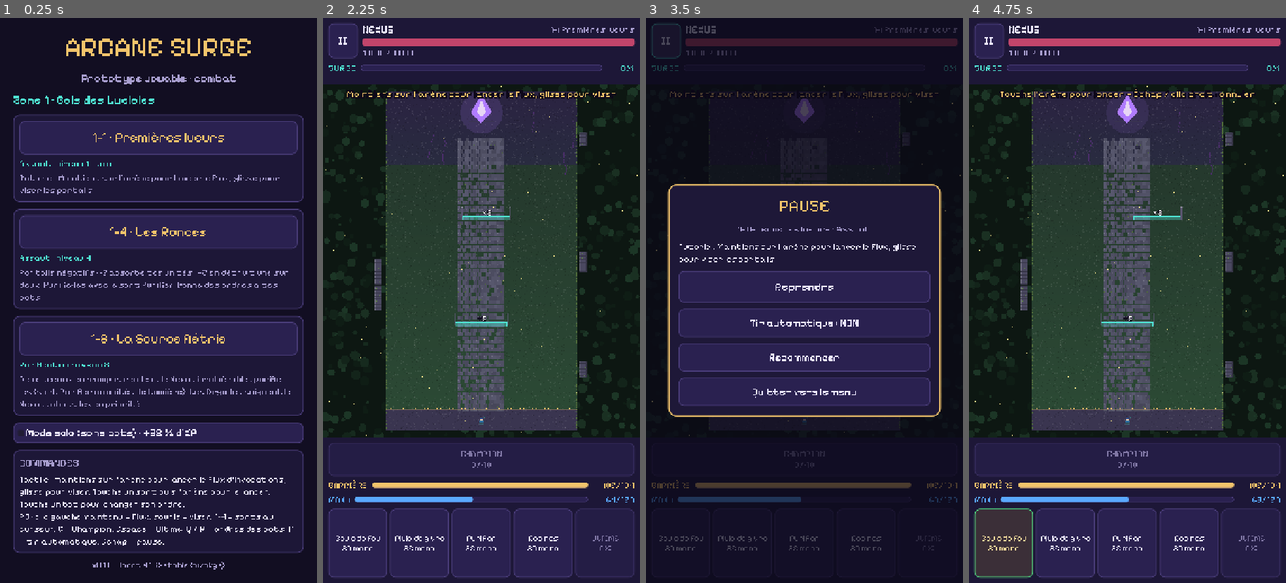
Above: before the commit, frames 1-4 (left to right).
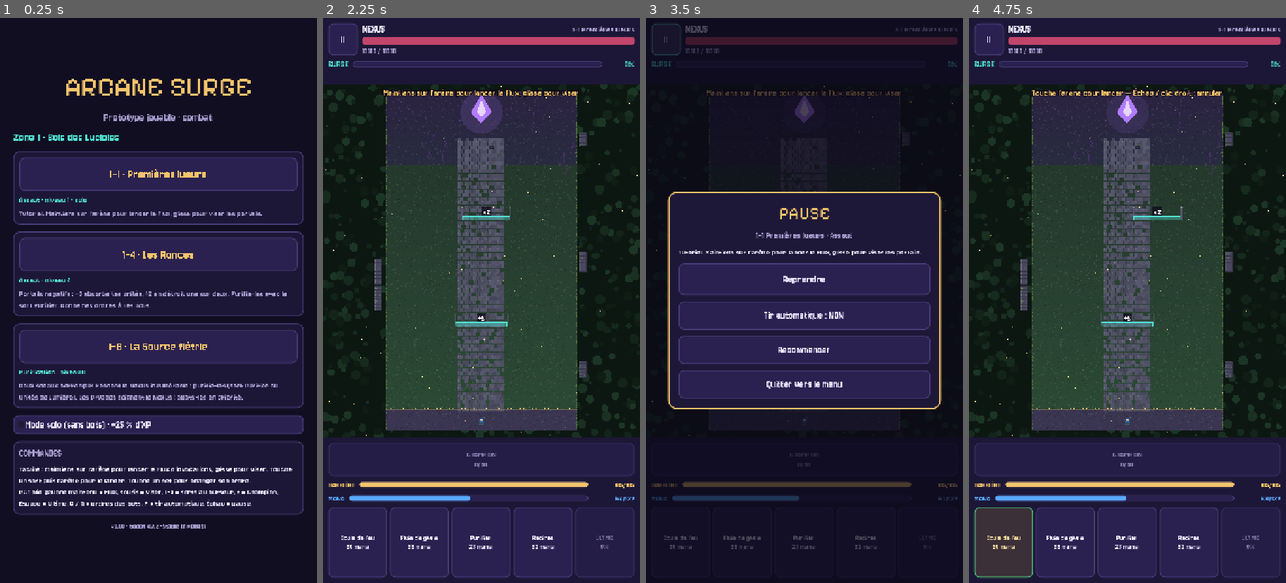
Above: after the commit, the same moments.

Repository: adamfast-tech/Arcane-Surge
Game: Godot game, scene res://scenes/main.tscn
The game is run twice, just before and just after one commit, with the same random seed, the same clock (stepped at 60 frames per second) and the same inputs.
Inputs:
- Up to frame 1 (0.25 s): no input
- Up to frame 2 (2.25 s): click "Mode solo (sans bots) · +25 %…" at 0.5 s; click "Mode solo (sans bots) · +25 %…" at 1.25 s; click "1-1 · Premières lueurs" at 2 s
- Up to frame 3 (3.5 s): click "II" at 2.75 s
- Up to frame 4 (4.75 s): click "Recommencer" at 3.5 s; click "Boule de feu 30 mana" at 4.25 s

The runs differ from the first frame. In frame 1, 33% of the frame differs, in the area x 4-96%, y 3-98%; in frame 2, 4.6%; in frame 3, 7.7%; in frame 4, 4.7%.

Commit message:
Prototype: readable fonts (Jersey for HUD and numbers), labels above units, barrier rounding fix, screenshots
Co-Authored-By: Claude Opus 5.5 <noreply@anthropic.com>
Claude-Session: https://claude.ai/code/session_01KxBcu88mBMwwvd1C9qLVyt

Diff:
--- a/scripts/battle/arena_view.gd
+++ b/scripts/battle/arena_view.gd
@@ -5,6 +5,7 @@
 
 var sim: BattleSim
 var font: Font
+var font_small: Font
 var ppm := 32
 var origin := Vector2.ZERO
 var vp_size := Vector2i(360, 640)
@@ -24,6 +25,7 @@
 func setup(s: BattleSim, size: Vector2i, f: Font) -> void:
 	sim = s
 	font = f
+	font_small = UiTheme.font_small()
 	for i in range(36):
 		_buckets.append([])
 	resize(size)
@@ -92,6 +94,8 @@
 	_draw_towers()
 	_draw_nexus()
 	_draw_units()
+	for p in sim.portals:
+		_draw_portal_label(p)
 	_draw_casters()
 	_draw_fx()
 	_draw_aim()
@@ -145,22 +149,27 @@
 			x += 5.0
 	else:
 		draw_rect(Rect2(c.x - half, c.y - h * 0.5, half * 2.0, h), col, false, 1.0)
-	var fs := clampi(int(ppm * 0.42), 8, 18)
-	var text := p.label()
-	var tw := font.get_string_size(text, HORIZONTAL_ALIGNMENT_LEFT, -1, fs).x
-	var tp := Vector2(roundf(c.x - tw * 0.5), roundf(c.y - h * 0.5 - 3.0))
-	draw_string_outline(font, tp, text, HORIZONTAL_ALIGNMENT_LEFT, -1, fs, 3, Color(0.05, 0.03, 0.1, 0.9))
-	draw_string(font, tp, text, HORIZONTAL_ALIGNMENT_LEFT, -1, fs, Color.WHITE if not dim else Color(1, 1, 1, 0.5))
 	if p.is_seal and not p.purified:
 		var bw := half * 2.0
 		var by := c.y + h * 0.5 + 2.0
 		draw_rect(Rect2(c.x - half, by, bw, 2.0), Color(0.1, 0.05, 0.15, 0.9))
 		draw_rect(Rect2(c.x - half, by, bw * float(p.purity) / float(maxi(1, p.purity_needed)), 2.0), Color("fff6c8"))
 		var s := "SCEAU"
-		var sfs := clampi(int(ppm * 0.3), 8, 12)
-		var sw := font.get_string_size(s, HORIZONTAL_ALIGNMENT_LEFT, -1, sfs).x
-		draw_string_outline(font, Vector2(roundf(c.x - sw * 0.5), by + 2.0 + sfs), s, HORIZONTAL_ALIGNMENT_LEFT, -1, sfs, 3, Color(0.05, 0.03, 0.1, 0.9))
-		draw_string(font, Vector2(roundf(c.x - sw * 0.5), by + 2.0 + sfs), s, HORIZONTAL_ALIGNMENT_LEFT, -1, sfs, Color("d93cf2"))
+		var sw := font_small.get_string_size(s, HORIZONTAL_ALIGNMENT_LEFT, -1, 15).x
+		draw_string(font_small, Vector2(roundf(c.x - sw * 0.5), by + 15.0), s, HORIZONTAL_ALIGNMENT_LEFT, -1, 15, Color("d93cf2"))
+
+
+func _draw_portal_label(p: Portal) -> void:
+	var c := to_px(Vector2(p.x, p.y)).round()
+	var h := maxf(3.0, roundf(ppm * 0.18))
+	var dim := (p.kind == "add" and not p.ready) or (p.kind == "sub" and p.charges <= 0)
+	var text := p.label()
+	var lf: Font = font if text.length() <= 4 else font_small
+	var fs := (20 if text.length() <= 4 else 15) if ppm >= 28 else (10 if text.length() <= 4 else 15)
+	var ts := lf.get_string_size(text, HORIZONTAL_ALIGNMENT_LEFT, -1, fs)
+	var base := Vector2(roundf(c.x - ts.x * 0.5), roundf(c.y - h * 0.5 - 4.0))
+	draw_rect(Rect2(base.x - 3.0, base.y - lf.get_ascent(fs) - 1.0, ts.x + 6.0, lf.get_ascent(fs) + 3.0), Color(0.05, 0.03, 0.1, 0.72))
+	draw_string(lf, base, text, HORIZONTAL_ALIGNMENT_LEFT, -1, fs, Color.WHITE if not dim else Color(1, 1, 1, 0.5))
 
 
 func _draw_towers() -> void:
@@ -299,11 +308,11 @@
 				draw_rect(Rect2(p + Vector2(-d, d - 4.0), Vector2(1, 1)), cc)
 				draw_rect(Rect2(p + Vector2(d, d - 4.0), Vector2(1, 1)), cc)
 			"text":
-				var fs := clampi(int(ppm * 0.4), 8, 16)
+				var fs := 20 if ppm >= 28 else 10
 				var s := str(e["text"])
 				var tw := font.get_string_size(s, HORIZONTAL_ALIGNMENT_LEFT, -1, fs).x
 				var p := (to_px(e["pos"]) + Vector2(-tw * 0.5, -k * 14.0)).round()
-				draw_string_outline(font, p, s, HORIZONTAL_ALIGNMENT_LEFT, -1, fs, 3, Color(0.05, 0.03, 0.1, 1.0 - k))
+				draw_string_outline(font, p, s, HORIZONTAL_ALIGNMENT_LEFT, -1, fs, 4, Color(0.05, 0.03, 0.1, 1.0 - k))
 				draw_string(font, p, s, HORIZONTAL_ALIGNMENT_LEFT, -1, fs, Color(col, 1.0 - k * k))
 
 
--- a/scripts/battle/battle_screen.gd
+++ b/scripts/battle/battle_screen.gd
@@ -714,7 +714,7 @@
 	var v := VBoxContainer.new()
 	v.add_theme_constant_override("separation", 14)
 	panel.add_child(v)
-	var t := UiTheme.label(title, 40, title_color)
+	var t := UiTheme.title(title, 40, title_color)
 	t.horizontal_alignment = HORIZONTAL_ALIGNMENT_CENTER
 	v.add_child(t)
 	if subtitle != "":
--- a/scripts/battle/sim.gd
+++ b/scripts/battle/sim.gd
@@ -215,7 +215,7 @@
 	effect_mult = float(cls.get("effect_mult", 1.0))
 	champion_kind = str(cls.get("champion", "champion_golem"))
 	ultimate_id = str(cls.get("ultimate", "meteore"))
-	barrier_max = 100.0 + float(pc.stats["vig"]) * 0.5
+	barrier_max = roundf(100.0 + float(pc.stats["vig"]) * 0.5)
 	barrier_hp = barrier_max
 	if autoplay:
 		pc.brain = BotBrain.new()
--- a/scripts/core/ui_theme.gd
+++ b/scripts/core/ui_theme.gd
@@ -19,14 +19,37 @@
 const FIRE := Color("ff9b4a")
 
 static var _font: FontFile
+static var _font_small: FontFile
+static var _title_font: FontFile
 
 
+## Police de l'interface et des chiffres (Jersey 10 : chiffres nets, accents).
 static func font() -> FontFile:
 	if _font == null:
-		_font = load("res://assets/fonts/PixelifySans.ttf")
-		_font.antialiasing = TextServer.FONT_ANTIALIASING_NONE
-		_font.subpixel_positioning = TextServer.SUBPIXEL_POSITIONING_DISABLED
+		_font = _load("res://assets/fonts/Jersey10-Regular.ttf")
 	return _font
+
+
+## Police fine pour les libellés longs dans l'arène (Jersey 15).
+static func font_small() -> FontFile:
+	if _font_small == null:
+		_font_small = _load("res://assets/fonts/Jersey15-Regular.ttf")
+	return _font_small
+
+
+## Police des grands titres (Pixelify Sans).
+static func title_font() -> FontFile:
+	if _title_font == null:
+		_title_font = _load("res://assets/fonts/PixelifySans.ttf")
+	return _title_font
+
+
+static func _load(path: String) -> FontFile:
+	var f: FontFile = load(path)
+	f.antialiasing = TextServer.FONT_ANTIALIASING_GRAY
+	f.hinting = TextServer.HINTING_LIGHT
+	f.subpixel_positioning = TextServer.SUBPIXEL_POSITIONING_DISABLED
+	return f
 
 
 static func box(bg: Color, border: Color = Color(0, 0, 0, 0), radius: int = 12, border_w: int = 2, pad: int = 10) -> StyleBoxFlat:
@@ -97,6 +120,12 @@
 	return p
 
 
+static func title(text: String, size: int = 40, color: Color = GOLD) -> Label:
+	var l := label(text, size, color)
+	l.add_theme_font_override("font", title_font())
+	return l
+
+
 static func spacer() -> Control:
 	var c := Control.new()
 	c.size_flags_horizontal = Control.SIZE_EXPAND_FILL
--- a/scripts/ui/level_select.gd
+++ b/scripts/ui/level_select.gd
@@ -30,7 +30,7 @@
 	v.custom_minimum_size = Vector2(minf(660.0, get_viewport_rect().size.x - 48.0), 0)
 	margin.add_child(v)
 
-	var title := UiTheme.label("ARCANE SURGE", 64, UiTheme.GOLD)
+	var title := UiTheme.title("ARCANE SURGE", 64, UiTheme.GOLD)
 	title.horizontal_alignment = HORIZONTAL_ALIGNMENT_CENTER
 	v.add_child(title)
 	var sub := UiTheme.label("Prototype jouable · combat", 26, UiTheme.MUTED)
Binary file added: assets/fonts/Jersey10-Regular.ttf
Not shown, added: assets/fonts/Jersey10-Regular.ttf.import
Binary file added: assets/fonts/Jersey15-Regular.ttf
Not shown, added: assets/fonts/Jersey15-Regular.ttf.import
Not shown, added: assets/fonts/OFL-Jersey.txt
Renamed: assets/fonts/OFL.txt -> assets/fonts/OFL-PixelifySans.txt
Binary file added: docs/art/prototype-paysage.png
Binary file added: docs/art/prototype-portrait.png
Not shown, added: tools/_glyphs.gd.uid
Not shown, changed: docs/design/08-ui-ux.md
Not shown, changed: docs/design/09-prototype.md
